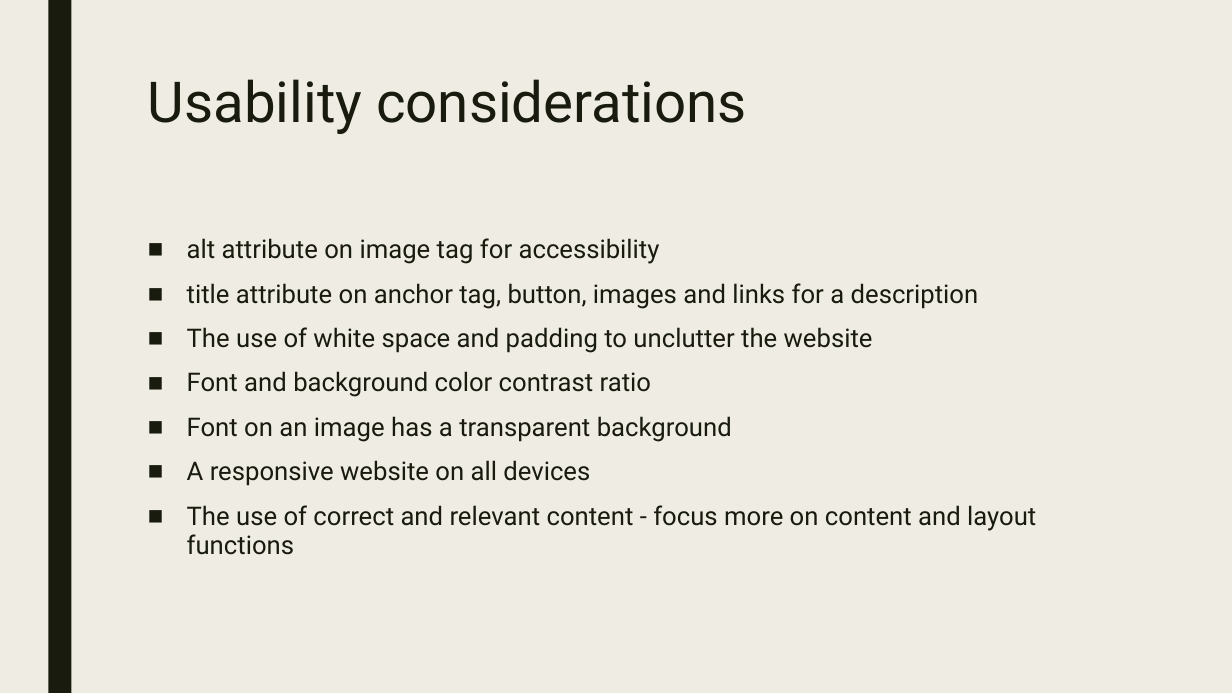
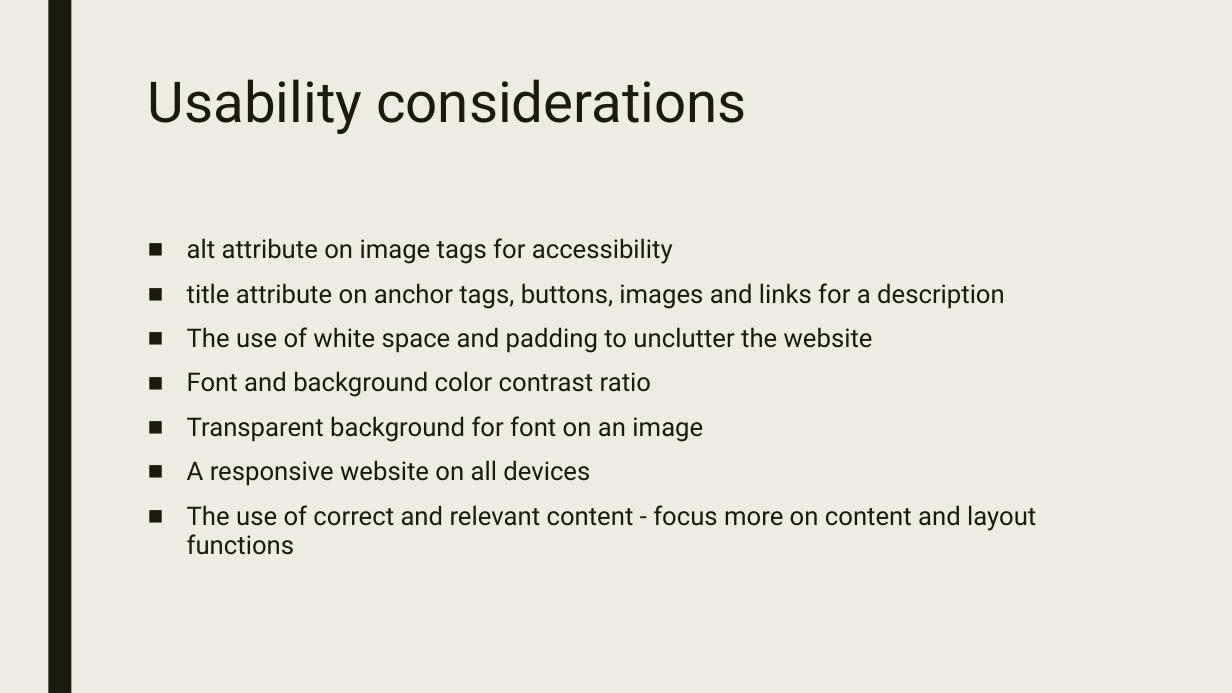
Before and after one commit to adam22gary/adam22gary.github.io, a slide deck: slide 3 of ppt/presentation.pptx. Drawn at 1232x693 pixels with LibreOffice and Linux fonts; fonts in the diff are those of the drawing. Boxes give left, top, right and bottom in pixels: in the first picture for what was removed or moved away, otherwise in the second. Text is boxed around its words. In the diff, an @@ line names an element or a change of style, - is before the commit and + after.

```diff
--- a/ppt/presentation.pptx
+++ b/ppt/presentation.pptx
@@ text at bbox=[187, 238, 1005, 309]: text changed @@
-■ alt attribute on image tag for accessibility
-■ title attribute on anchor tag, button, images and links for a description
+■ alt attribute on image tags for accessibility
+■ title attribute on anchor tags, buttons, images and links for a description
@@ text at bbox=[187, 416, 703, 442]: text changed @@
-■ Font on an image has a transparent background
+■ Transparent background for font on an image
```
Also in this commit, not shown: 2 other slides changed, 1 other file.
